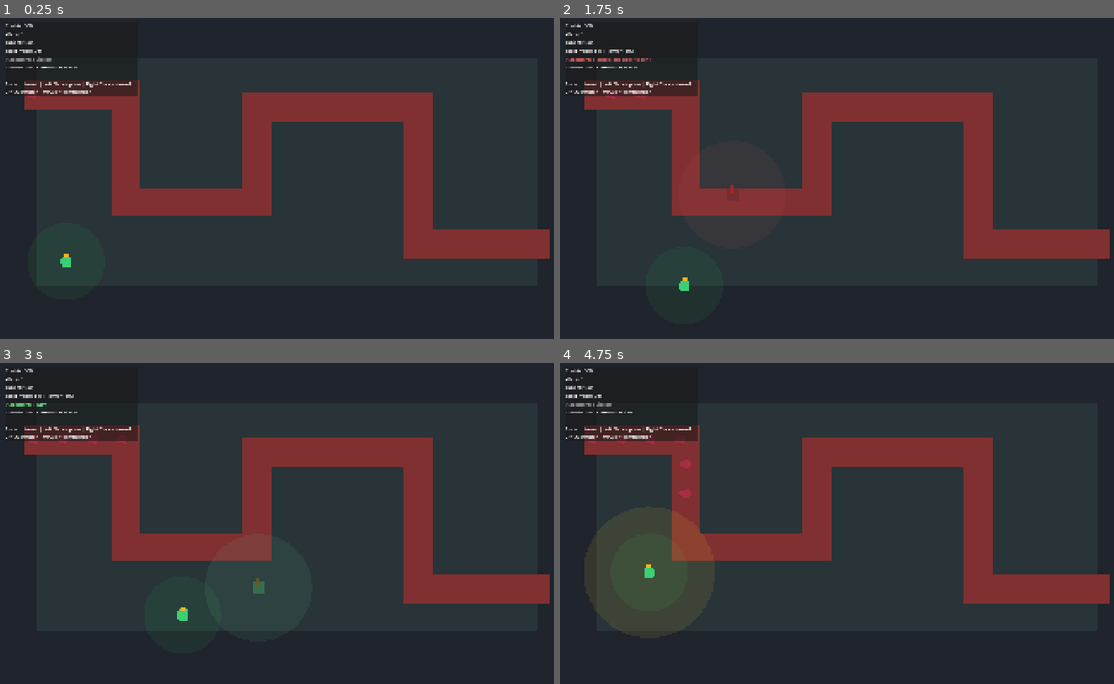
Above: before the commit, frames 1-4 (two rows, left to right).
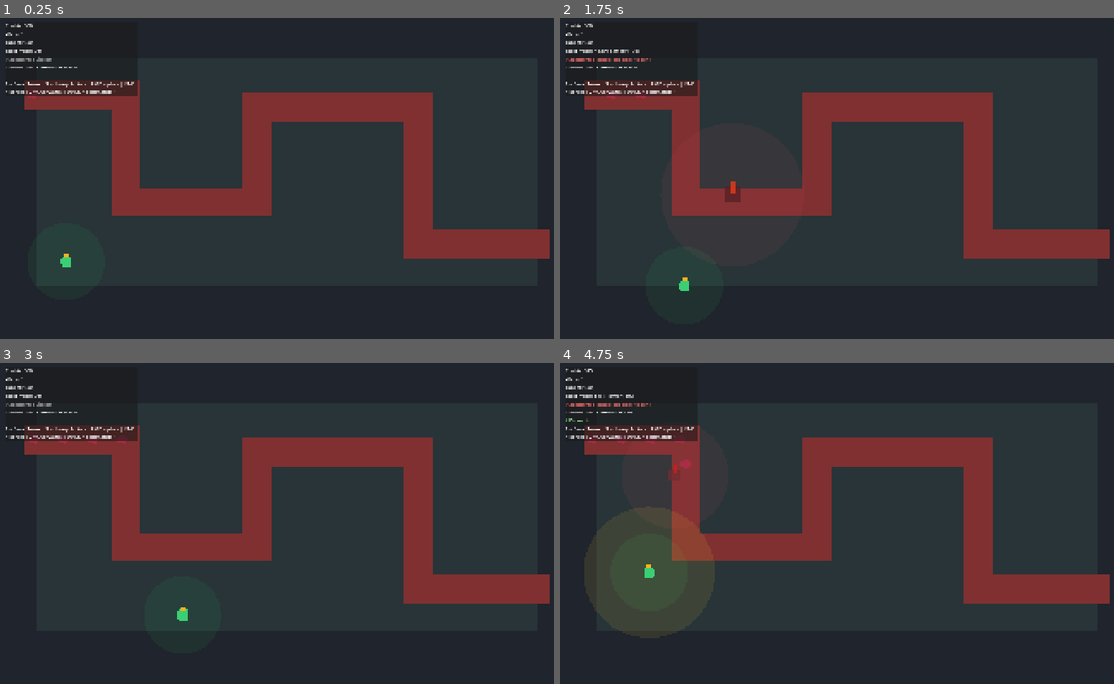
Above: after the commit, the same moments.

Repository: Auda29/TDG
Game: Godot game, scene res://scenes/bootstrap/main.tscn
Same seed, same stepped clock (60 frames per second), same inputs: the game is played once before the commit and once after it.
Inputs (mouse positions are in pixels of both pictures, inside the frame that each line leads up to):
- Up to frame 1 (0.25 s): no input
- Up to frame 2 (1.75 s): tap Enter at 0.5 s; move the mouse to (975, 162) at 0.52 s; hold D (move_right) 0.53-1.28 s; hold 1 (ability_1) 0.53-1.28 s; click (975, 162) at 0.8 s; move the mouse to (731, 194) at 1.27 s; hold S (move_down) from 1.28 s (still down); click (731, 194) at 1.35 s; tap 3 (ability_3, bound only after the commit) at 1.55 s
- Up to frame 3 (3 s): tap Space at 2 s; move the mouse to (343, 452) at 2.02 s; release S (move_down) at 2.03 s; hold D (move_right) 2.03-2.78 s; hold 3 (ability_3, bound only after the commit) 2.03-2.78 s; tap 1 (ability_1) at 2.3, 2.85 s; move the mouse to (260, 587) at 2.77 s; hold W (move_up) from 2.78 s (still down)
- Up to frame 4 (4.75 s): click (820, 587) at 3.05 s; move the mouse to (1019, 571) at 3.52 s; release W (move_up) at 3.53 s; hold 3 (ability_3, bound only after the commit) 3.53-4.28 s; hold A (move_left) from 3.53 s (still down); tap 2 (ability_2) at 3.6 s; move the mouse to (676, 475) at 4.27 s; click (676, 475) at 4.35 s; tap 1 (ability_1) at 4.55 s

The runs differ from the first frame. In frame 1, 0.3% of the frame differs, in the area x 1-25%, y 19-24%; in frame 2, 0.4%; in frame 3, 0.5%; in frame 4, 0.6%, in the area x 1-25%, y 1-42%.

Commit message:
Enhance gameplay mechanics by adding a new tower type (Heavy Battery) and refining tower selection logic. Implemented armor for basic enemies, improved enemy spawning with a queue system, and updated HUD to reflect new build options. Adjusted damage application to consider armor and enhanced wave management for better gameplay flow.

Diff:
--- a/game/project.godot
+++ b/game/project.godot
@@ -58,6 +58,10 @@
 "deadzone": 0.2,
 "events": [Object(InputEventKey,"resource_local_to_scene":false,"resource_name":"","device":-1,"window_id":0,"alt_pressed":false,"shift_pressed":false,"ctrl_pressed":false,"meta_pressed":false,"pressed":false,"keycode":50,"physical_keycode":50,"key_label":50,"unicode":50,"location":0,"echo":false)]
 }
+ability_3={
+"deadzone": 0.2,
+"events": [Object(InputEventKey,"resource_local_to_scene":false,"resource_name":"","device":-1,"window_id":0,"alt_pressed":false,"shift_pressed":false,"ctrl_pressed":false,"meta_pressed":false,"pressed":false,"keycode":51,"physical_keycode":51,"key_label":51,"unicode":51,"location":0,"echo":false)]
+}
 
 [rendering]
 renderer/rendering_method="forward_plus"
--- /dev/null
+++ b/game/scenes/gameplay/enemies/shellback_brute.tscn
@@ -0,0 +1,15 @@
+[gd_scene load_steps=2 format=3]
+
+[ext_resource type="Script" path="res://scripts/gameplay/enemies/basic_enemy.gd" id="1"]
+
+[node name="ShellbackBrute" type="Node2D"]
+script = ExtResource("1")
+max_health = 100.0
+move_speed = 70.0
+fortress_damage = 2
+credit_reward = 30
+armor = 4.0
+
+[node name="Body" type="Polygon2D" parent="."]
+color = Color(0.501961, 0.247059, 0.219608, 1)
+polygon = PackedVector2Array(-22, -16, 12, -20, 26, -8, 30, 8, 12, 20, -22, 16, -34, 0)
--- /dev/null
+++ b/game/scenes/gameplay/towers/heavy_battery.tscn
@@ -0,0 +1,18 @@
+[gd_scene load_steps=2 format=3]
+
+[ext_resource type="Script" path="res://scripts/gameplay/towers/basic_tower.gd" id="1"]
+
+[node name="HeavyBattery" type="Node2D"]
+script = ExtResource("1")
+tower_cost = 175
+attack_range = 240.0
+fire_rate = 0.45
+damage = 24.0
+
+[node name="Base" type="Polygon2D" parent="."]
+color = Color(0.333333, 0.360784, 0.427451, 1)
+polygon = PackedVector2Array(-26, -24, 26, -24, 26, 24, -26, 24)
+
+[node name="Barrel" type="Polygon2D" parent="."]
+color = Color(0.964706, 0.654902, 0.239216, 1)
+polygon = PackedVector2Array(-8, -44, 8, -44, 8, -6, -8, -6)
--- a/game/scripts/gameplay/enemies/basic_enemy.gd
+++ b/game/scripts/gameplay/enemies/basic_enemy.gd
@@ -7,6 +7,7 @@
 @export var move_speed: float = 110.0
 @export var fortress_damage: int = 1
 @export var credit_reward: int = 15
+@export var armor: float = 0.0
 
 var health: float
 var progress: float = 0.0
@@ -33,7 +34,8 @@
 	_update_position()
 
 func apply_damage(amount: float) -> void:
-	health -= amount
+	var reduced_amount := maxf(1.0, amount - armor)
+	health -= reduced_amount
 	if health <= 0.0:
 		defeated.emit(self)
 		queue_free()
--- a/game/scripts/gameplay/game_root.gd
+++ b/game/scripts/gameplay/game_root.gd
@@ -2,7 +2,9 @@
 
 const MAP_SCENE := preload("res://scenes/maps/mvp_map.tscn")
 const BASIC_TOWER_SCENE := preload("res://scenes/gameplay/towers/basic_tower.tscn")
+const HEAVY_BATTERY_SCENE := preload("res://scenes/gameplay/towers/heavy_battery.tscn")
 const BASIC_ENEMY_SCENE := preload("res://scenes/gameplay/enemies/basic_enemy.tscn")
+const SHELLBACK_BRUTE_SCENE := preload("res://scenes/gameplay/enemies/shellback_brute.tscn")
 const BASIC_COMMANDER_SCENE := preload("res://scenes/gameplay/commander/basic_commander.tscn")
 const WAVE_RUNNER_SCENE := preload("res://scenes/gameplay/wave/wave_runner.tscn")
 const HUD_SCENE := preload("res://scenes/ui/mvp_hud.tscn")
@@ -35,16 +37,17 @@
 
 func _unhandled_input(event: InputEvent) -> void:
 	if event.is_action_pressed("ability_1"):
-		GameState.selected_tower_id = "basic_tower" if GameState.selected_tower_id == "" else ""
-		if GameState.selected_tower_id == "":
-			_clear_preview()
+		_toggle_tower_selection("basic_tower")
+		return
+	if event.is_action_pressed("ability_3"):
+		_toggle_tower_selection("heavy_battery")
 		return
 	if event.is_action_pressed("command_secondary"):
 		GameState.clear_selection()
 		_clear_preview()
 		return
-	if event.is_action_pressed("command_primary") and GameState.selected_tower_id == "basic_tower":
-		_try_place_basic_tower()
+	if event.is_action_pressed("command_primary") and _has_selected_tower():
+		_try_place_selected_tower()
 
 func _setup_map() -> void:
 	map_instance = MAP_SCENE.instantiate()
@@ -63,41 +66,52 @@
 func _setup_wave() -> void:
 	wave_runner = WAVE_RUNNER_SCENE.instantiate()
 	wave_runner.enemy_scene = BASIC_ENEMY_SCENE
-	wave_runner.enemy_count = 10
 	wave_runner.spawn_interval = 0.9
 	wave_runner.wave_cleared.connect(_on_wave_cleared)
 	wave_runner.enemy_defeated.connect(_on_enemy_defeated)
 	add_child(wave_runner)
 	_start_wave(current_wave_number)
 
-func _try_place_basic_tower() -> void:
-	var tower = BASIC_TOWER_SCENE.instantiate()
-	var mouse_world := get_global_mouse_position()
+func _toggle_tower_selection(tower_id: String) -> void:
+	GameState.selected_tower_id = "" if GameState.selected_tower_id == tower_id else tower_id
+	if GameState.selected_tower_id == "":
+		_clear_preview()
+
+func _has_selected_tower() -> bool:
+	return _get_selected_tower_scene() != null
+
+func _try_place_selected_tower() -> void:
+	var tower_scene: PackedScene = _get_selected_tower_scene()
+	if tower_scene == null:
+		return
+	var tower = tower_scene.instantiate()
+	var mouse_world: Vector2 = get_global_mouse_position()
 	var existing_towers: Array = tower_layer.get_children()
 	var validation_reason: String = map_instance.get_build_validation_reason(mouse_world, existing_towers)
 	if validation_reason != "ready":
 		hud_instance.show_event(_format_build_reason(validation_reason), Color(1.0, 0.4, 0.4))
 		tower.queue_free()
 		return
-	if not RunState.can_afford(tower.tower_cost):
+	var tower_cost: int = tower.tower_cost
+	if not RunState.can_afford(tower_cost):
 		hud_instance.show_event("Not enough credits", Color(1.0, 0.4, 0.4))
 		tower.queue_free()
 		return
-	RunState.spend_credits(tower.tower_cost)
+	RunState.spend_credits(tower_cost)
 	tower_layer.add_child(tower)
 	tower.global_position = mouse_world
 	hud_instance.show_event("Tower placed", Color(0.5, 1.0, 0.6))
 
-func _on_enemy_reached_goal(_enemy: Node) -> void:
-	RunState.base_hp -= 1
-	hud_instance.show_event("Base hit -1", Color(1.0, 0.5, 0.4))
+func _on_enemy_reached_goal(enemy: Node) -> void:
+	RunState.base_hp -= enemy.fortress_damage
+	hud_instance.show_event("Base hit -%d" % enemy.fortress_damage, Color(1.0, 0.5, 0.4))
 
 func _on_enemy_defeated(credit_reward: int) -> void:
 	RunState.gain_credits(credit_reward)
 	hud_instance.show_event("+%d credits" % credit_reward, Color(0.6, 1.0, 0.6))
 
 func _on_wave_cleared() -> void:
-	var bonus := 75
+	var bonus: int = 75
 	RunState.gain_credits(bonus)
 	hud_instance.show_event("Wave cleared +%d" % bonus, Color(0.9, 0.9, 0.4))
 	current_wave_number += 1
@@ -108,20 +122,35 @@
 	RunState.current_wave = wave_number
 	wave_runner.enemy_count = 8 + (wave_number * 2)
 	wave_runner.spawn_interval = maxf(0.45, 0.9 - (wave_number - 1) * 0.05)
+	wave_runner.spawn_queue = _build_spawn_queue(wave_number)
 	wave_runner.start_wave(enemy_layer, map_instance.get_enemy_curve(), Callable(self, "_on_enemy_reached_goal"))
 
+func _build_spawn_queue(wave_number: int) -> Array:
+	var total_count: int = 8 + (wave_number * 2)
+	var queue: Array = []
+	for i in range(total_count):
+		queue.append(BASIC_ENEMY_SCENE)
+	if wave_number >= 2:
+		queue[max(0, total_count - 2)] = SHELLBACK_BRUTE_SCENE
+	if wave_number >= 3:
+		queue[max(0, total_count - 5)] = SHELLBACK_BRUTE_SCENE
+	return queue
+
 func _update_tower_preview() -> void:
-	if GameState.selected_tower_id != "basic_tower":
-		_clear_preview()
-		return
-	if tower_preview == null:
-		tower_preview = BASIC_TOWER_SCENE.instantiate()
+	var tower_scene: PackedScene = _get_selected_tower_scene()
+	if tower_scene == null:
+		_clear_preview()
+		return
+	var selected_name: String = tower_scene.resource_path.get_file()
+	if tower_preview == null or tower_preview.scene_file_path.get_file() != selected_name:
+		_clear_preview()
+		tower_preview = tower_scene.instantiate()
 		tower_preview.set_preview_mode(true)
 		build_layer.add_child(tower_preview)
-	var mouse_world := get_global_mouse_position()
+	var mouse_world: Vector2 = get_global_mouse_position()
 	tower_preview.global_position = mouse_world
 	var validation_reason: String = map_instance.get_build_validation_reason(mouse_world, tower_layer.get_children())
-	var affordable := RunState.can_afford(tower_preview.tower_cost)
+	var affordable: bool = RunState.can_afford(tower_preview.tower_cost)
 	tower_preview.modulate = Color(0.5, 1.0, 0.6, 0.75) if validation_reason == "ready" and affordable else Color(1.0, 0.35, 0.35, 0.75)
 
 func _clear_preview() -> void:
@@ -132,16 +161,34 @@
 func _update_hud_feedback() -> void:
 	if hud_instance == null:
 		return
-	var placement_status := "Build off"
-	var placement_color := Color(0.7, 0.7, 0.7)
-	if GameState.selected_tower_id == "basic_tower":
+	var placement_status: String = "Build off"
+	var placement_color: Color = Color(0.7, 0.7, 0.7)
+	if _has_selected_tower():
 		var reason: String = map_instance.get_build_validation_reason(get_global_mouse_position(), tower_layer.get_children())
-		if not RunState.can_afford(100):
+		if not RunState.can_afford(_get_selected_tower_cost()):
 			reason = "not_enough_credits"
 		placement_status = _format_build_reason(reason)
 		placement_color = Color(0.5, 1.0, 0.6) if reason == "ready" else Color(1.0, 0.45, 0.45)
 	hud_instance.set_placement_status(placement_status, placement_color)
 	hud_instance.set_commander_state(commander_instance)
+
+func _get_selected_tower_scene() -> PackedScene:
+	match GameState.selected_tower_id:
+		"basic_tower":
+			return BASIC_TOWER_SCENE
+		"heavy_battery":
+			return HEAVY_BATTERY_SCENE
+		_:
+			return null
+
+func _get_selected_tower_cost() -> int:
+	match GameState.selected_tower_id:
+		"basic_tower":
+			return 100
+		"heavy_battery":
+			return 175
+		_:
+			return 0
 
 func _format_build_reason(reason: String) -> String:
 	match reason:
--- a/game/scripts/gameplay/wave/wave_runner.gd
+++ b/game/scripts/gameplay/wave/wave_runner.gd
@@ -10,6 +10,7 @@
 var enemy_layer: Node
 var path_curve: Curve2D
 var fortress_callback: Callable
+var spawn_queue: Array = []
 var spawned_count: int = 0
 var active_count: int = 0
 var _spawn_timer: float = 0.0
@@ -37,9 +38,10 @@
 		wave_cleared.emit()
 
 func _spawn_enemy() -> void:
-	if enemy_scene == null or enemy_layer == null or path_curve == null:
+	var scene_to_spawn: PackedScene = _get_enemy_scene_for_index(spawned_count)
+	if scene_to_spawn == null or enemy_layer == null or path_curve == null:
 		return
-	var enemy = enemy_scene.instantiate()
+	var enemy = scene_to_spawn.instantiate()
 	enemy.setup(path_curve)
 	enemy.defeated.connect(_on_enemy_removed)
 	enemy.reached_goal.connect(_on_enemy_reached_goal)
@@ -56,3 +58,8 @@
 	active_count = max(0, active_count - 1)
 	if fortress_callback.is_valid():
 		fortress_callback.call(enemy)
+
+func _get_enemy_scene_for_index(index: int) -> PackedScene:
+	if index < spawn_queue.size():
+		return spawn_queue[index]
+	return enemy_scene
--- a/game/scripts/ui/mvp_hud.gd
+++ b/game/scripts/ui/mvp_hud.gd
@@ -20,13 +20,13 @@
 	credits_label.text = "Credits: %d" % RunState.credits
 	wave_label.text = "Wave: %d" % RunState.current_wave
 	base_label.text = "Base HP: %d" % RunState.base_hp
-	mode_label.text = "Build Mode: %s" % ("Basic Tower (100)" if GameState.selected_tower_id != "" else "Off")
+	mode_label.text = "Build Mode: %s" % _get_build_mode_text()
 	placement_label.text = "Placement: %s" % _placement_text
 	placement_label.modulate = _placement_color
 	commander_label.text = _get_commander_text()
 	event_label.text = _event_text
 	event_label.modulate = _event_color
-	hint_label.text = "1 = arm tower | Left Click = place | Right Click = cancel | 2 = Overwatch | WASD = commander"
+	hint_label.text = "1 = Basic Tower | 3 = Heavy Battery | LMB = place | RMB = cancel | 2 = Overwatch | WASD = commander"
 	if _event_timer > 0.0:
 		_event_timer = maxf(0.0, _event_timer - delta)
 		if _event_timer <= 0.0:
@@ -52,3 +52,12 @@
 	if _commander.is_overwatch_ready():
 		return "Commander: Overwatch READY"
 	return "Commander: Overwatch %.1fs" % _commander.get_overwatch_cooldown_remaining()
+
+func _get_build_mode_text() -> String:
+	match GameState.selected_tower_id:
+		"basic_tower":
+			return "Basic Tower (100)"
+		"heavy_battery":
+			return "Heavy Battery (175)"
+		_:
+			return "Off"
